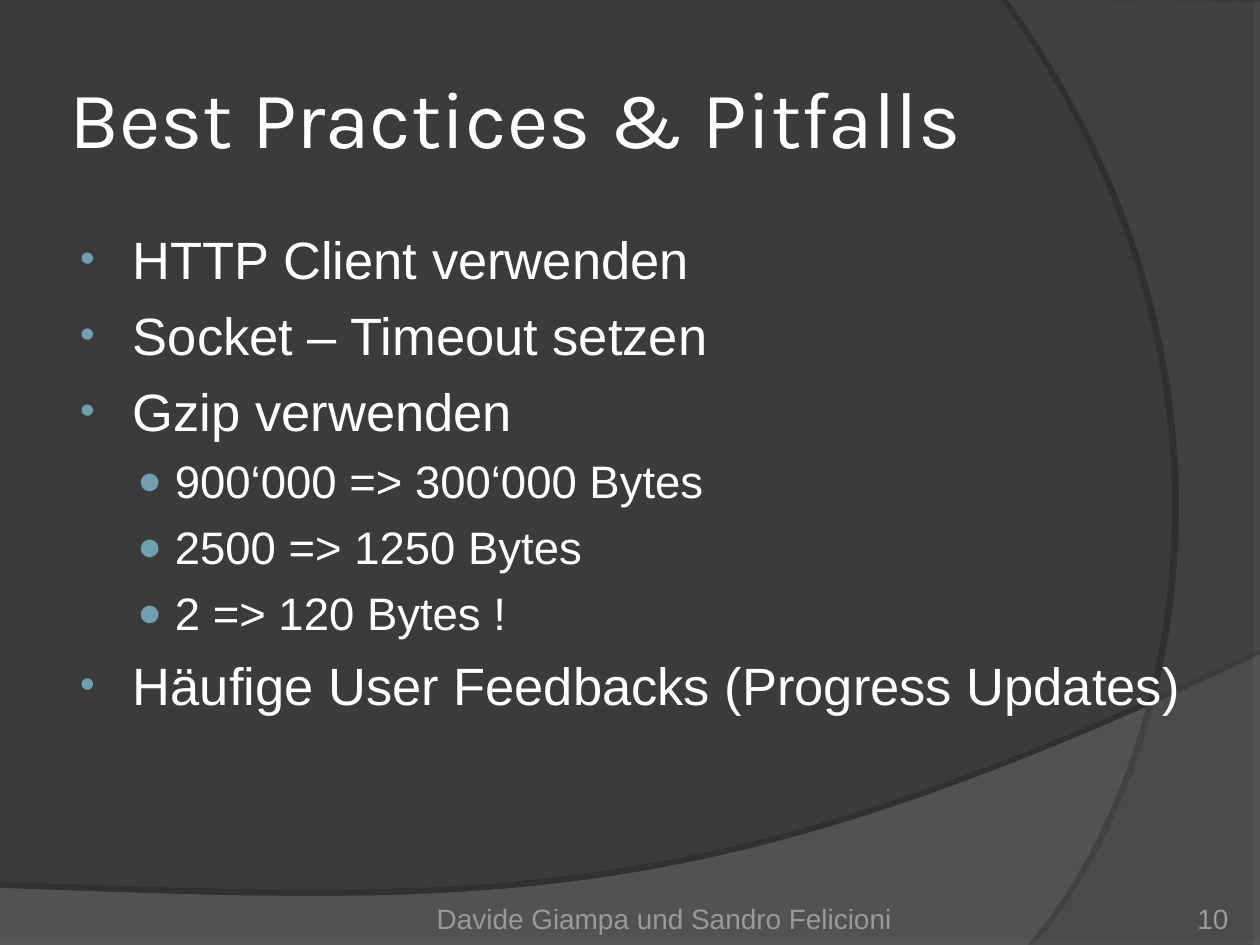
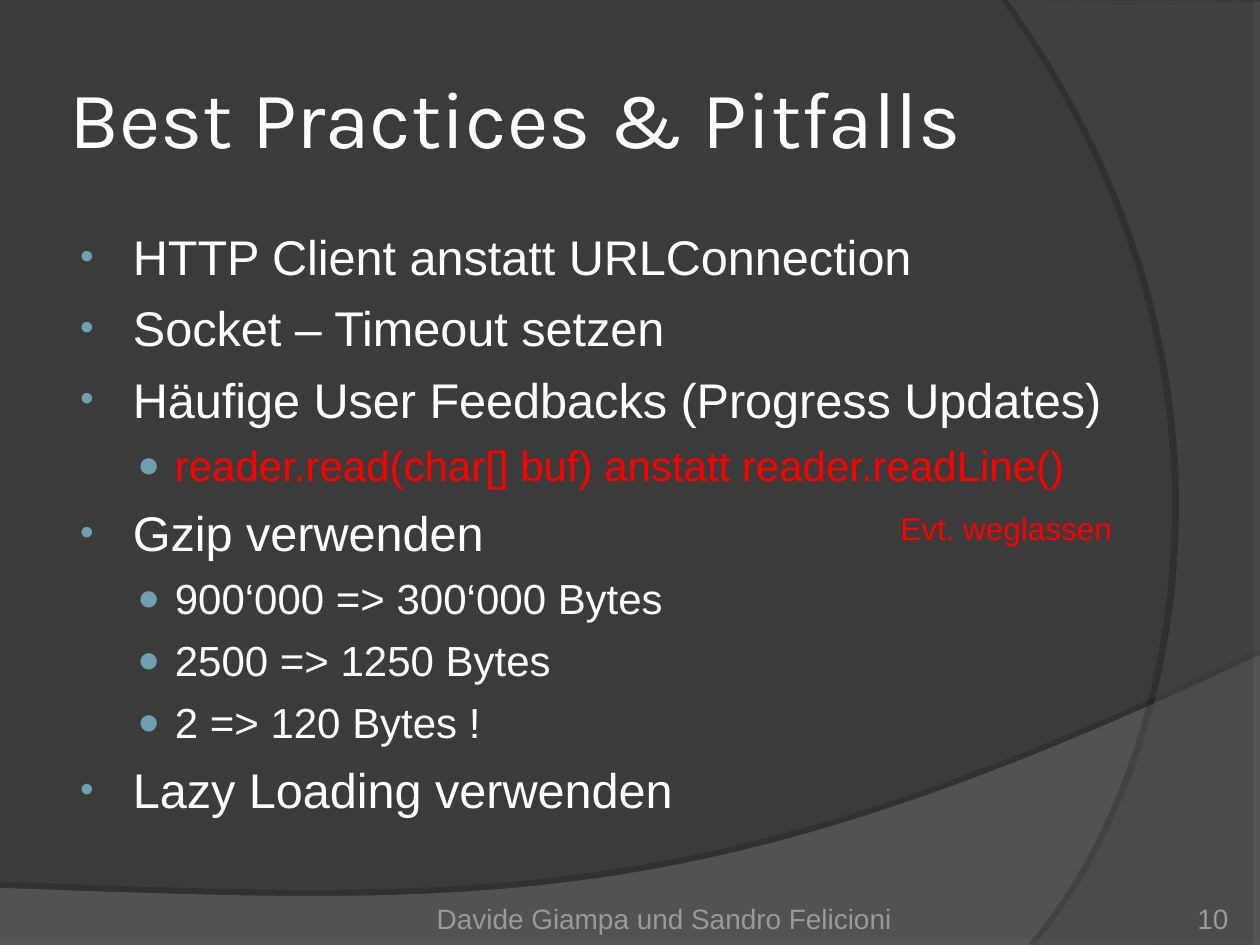
Before and after one commit to Mr-Slash/TrailDevils, a slide deck: slide 10 of doc/01_Project Management/TrailDevils-final.ppt. Drawn at 1260x945 pixels with LibreOffice and Linux fonts; fonts in the diff are those of the drawing. Boxes give left, top, right and bottom in pixels: in the first picture for what was removed or moved away, otherwise in the second. Text is boxed around its words. In the diff, an @@ line names an element or a change of style, - is before the commit and + after.

Commit message:
updated presentation

```diff
--- a/doc/01_Project Management/TrailDevils-final.ppt
+++ b/doc/01_Project Management/TrailDevils-final.ppt
@@ text at (x1=133, y1=239, x2=912, y2=276): text changed; size 30 to 27.8 pt @@
-• HTTP Client verwenden
+• HTTP Client anstatt URLConnection
@@ text at (x1=133, y1=310, x2=664, y2=746): size 30 to 27.8 pt in "Socket – Timeout setzen", "Gzip verwenden"; size 26 to 24.1 pt in "900‘000 => 300‘000 Bytes", "2500 => 1250 Bytes", "2 => 120 Bytes !" @@
@@ text at (x1=133, y1=382, x2=1101, y2=489): paragraphs added @@
+• Häufige User Feedbacks (Progress Updates)
+  ● reader.read(char[] buf) anstatt reader.readLine()
@@ text added at (x1=900, y1=517, x2=1112, y2=546), 18 pt, text #FF0000 @@
+Evt. weglassen
@@ text at (x1=133, y1=772, x2=673, y2=817): text changed; size 30 to 27.8 pt @@
-• Häufige User Feedbacks (Progress Updates)
+• Lazy Loading verwenden
```
